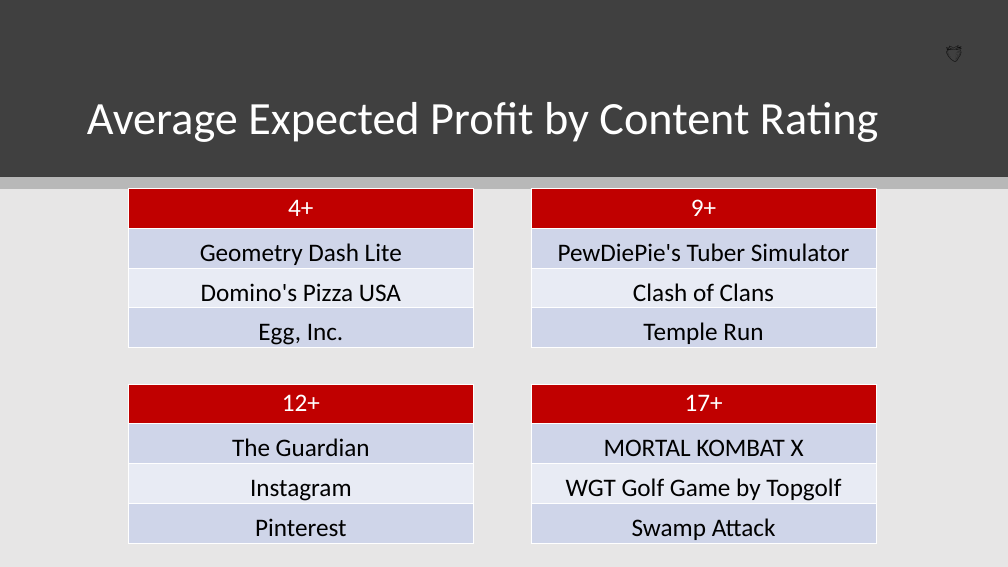
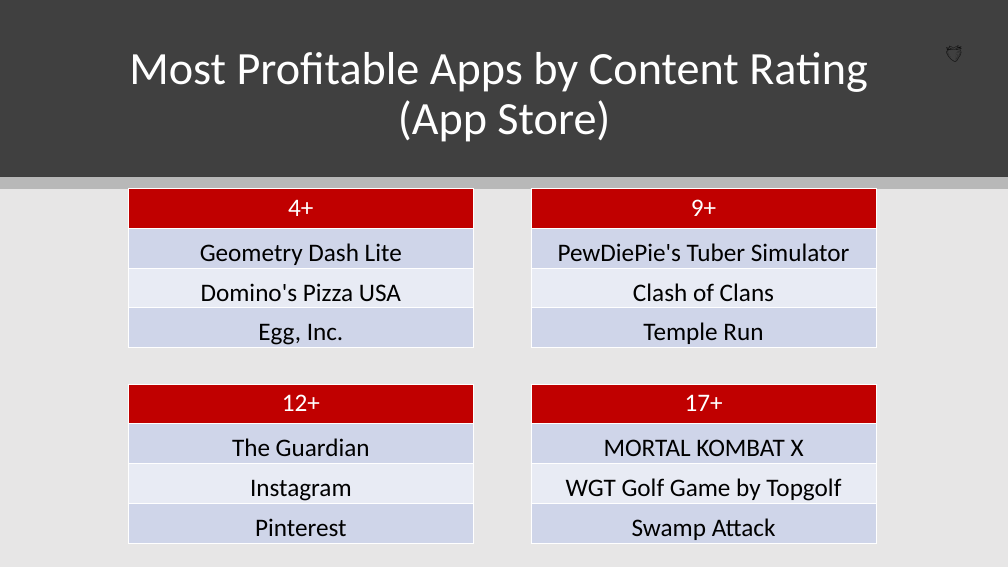
Before and after one commit to ryanhilber93/app-trader-strawberries, a slide deck: slide 5 of presentation/strawberries_app_trader_presentation.pptx (slide 4 before the commit). Drawn at 1008x567 pixels with LibreOffice and Linux fonts; fonts in the diff are those of the drawing. Boxes give left, top, right and bottom in pixels: in the first picture for what was removed or moved away, otherwise in the second. Text is boxed around its words. In the diff, an @@ line names an element or a change of style, - is before the commit and + after.

```diff
--- a/presentation/strawberries_app_trader_presentation.pptx
+++ b/presentation/strawberries_app_trader_presentation.pptx
@@ title at <box>129,52,867,142</box>: text changed @@
-Average Expected Profit by Content Rating
+Most Profitable Apps by Content Rating
+(App Store)
```
Also in this commit, not shown: 6 other slides changed, 8 slides added, 2 slides removed, 2 other files.
